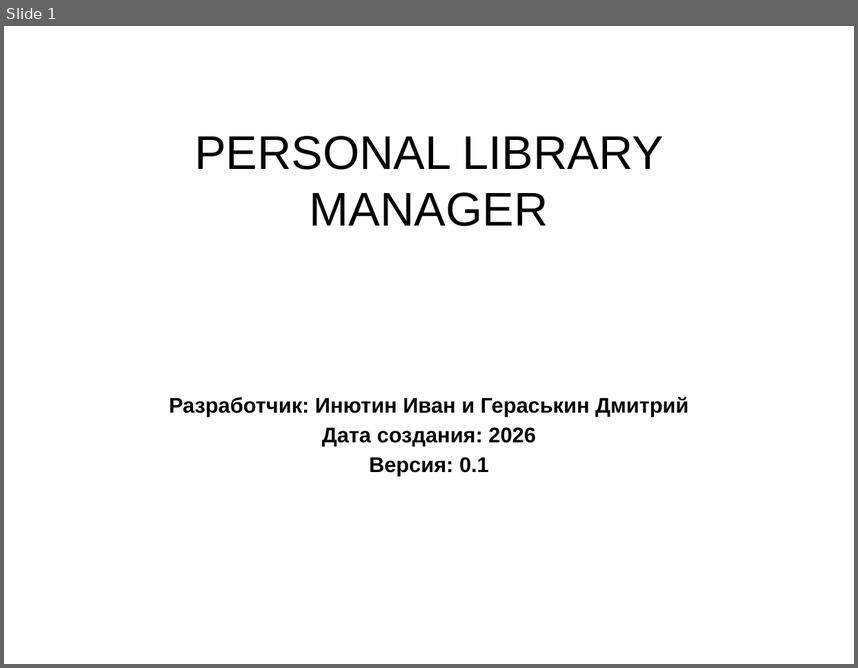
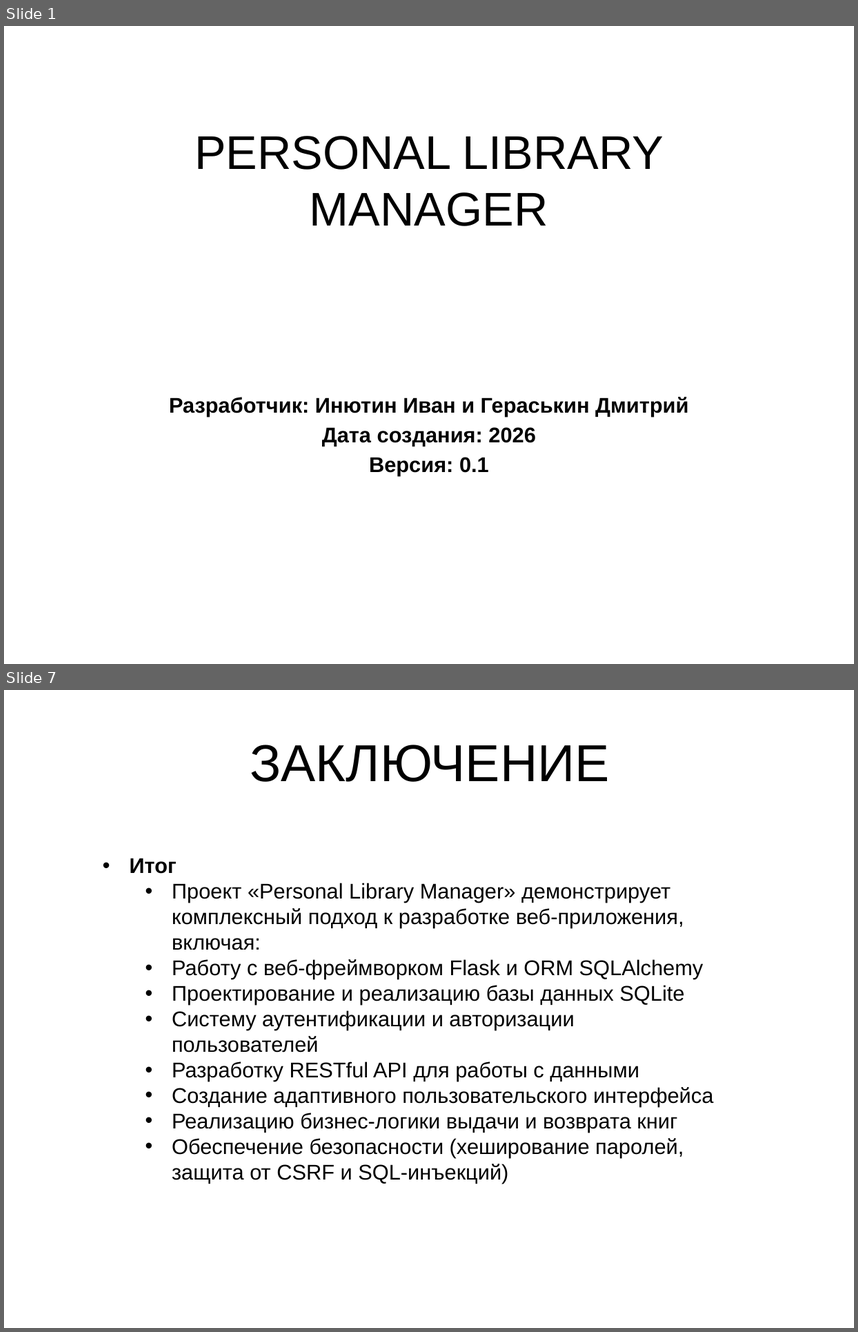
Before and after one commit to VY-Team-V/YL_Project, a slide deck: Personal Library Manager.pptx. Shown one above the other, each under a label of ours: slide 1 before the commit, slides 1 and 7 after it; the slides between them are not shown. The pictures are 858x668 and 858x1332 pixels, drawn with LibreOffice and Linux fonts; fonts in the diff are those of the drawing. Boxes give left, top, right and bottom in pixels: in the first picture for what was removed or moved away, otherwise in the second. Text is boxed around its words. In the diff, an @@ line names an element or a change of style, - is before the commit and + after.

```diff
--- a/Personal Library Manager.pptx
+++ b/Personal Library Manager.pptx
@@ slide 7 added at (4,690,854,1328), background #FFFFFF @@
@@ title added at (250,745,609,782), 44 pt, text #000000 @@
+ЗАКЛЮЧЕНИЕ
@@ text added at (130,858,713,1183), 18 pt, text #000000 @@
+• Итог
+  • Проект «Personal Library Manager» демонстрирует комплексный подход к разработке веб-приложения, включая:
+  • Работу с веб-фреймворком Flask и ORM SQLAlchemy
+  • Проектирование и реализацию базы данных SQLite
+  • Систему аутентификации и авторизации пользователей
+  • Разработку RESTful API для работы с данными
+  • Создание адаптивного пользовательского интерфейса
+  • Реализацию бизнес-логики выдачи и возврата книг
+  • Обеспечение безопасности (хеширование паролей, защита от CSRF и SQL-инъекций)
```
Also in this commit, not shown: 2 slides changed, 3 other slides added, 3 slides removed, 1 other file.
